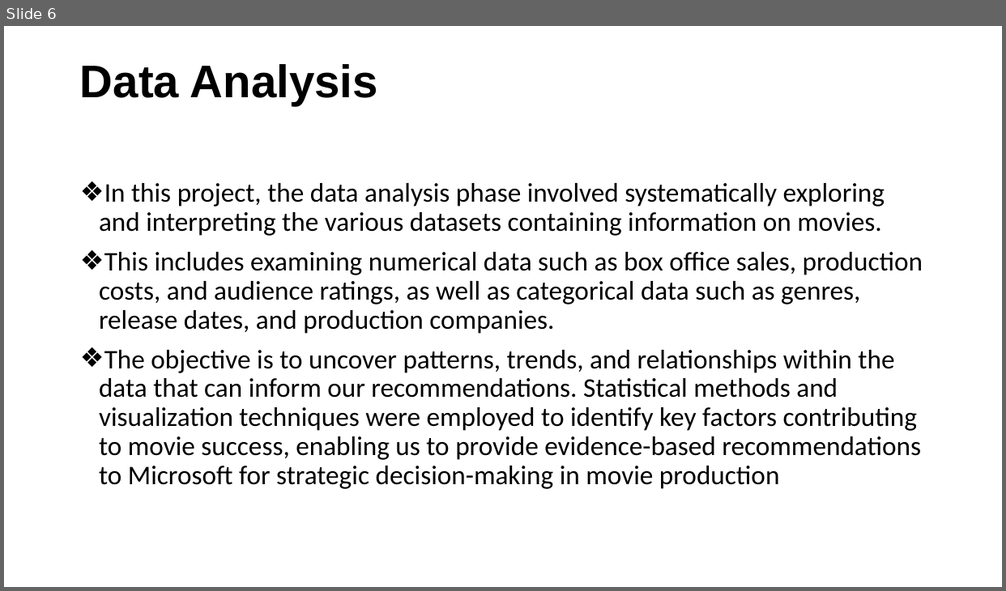
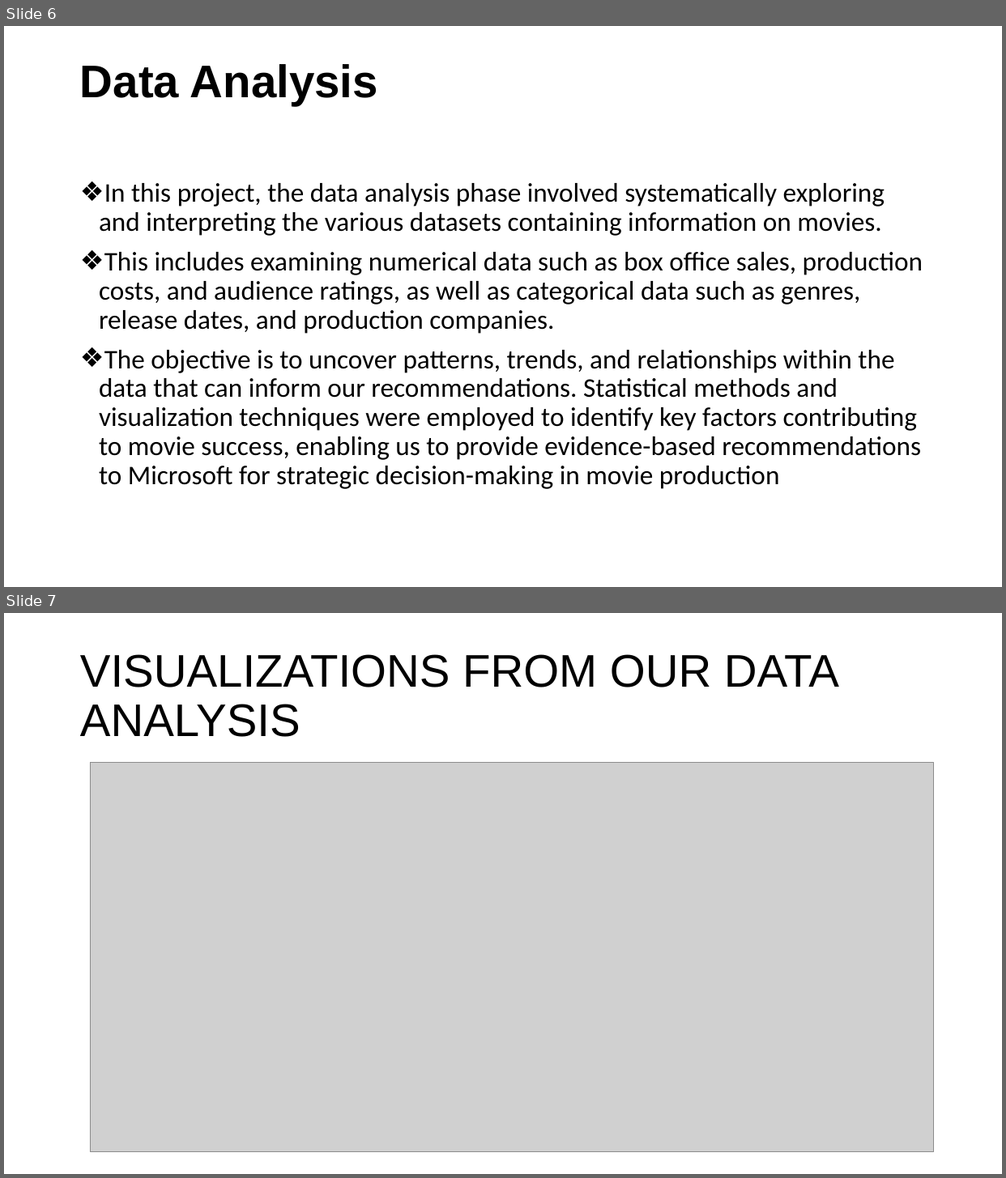
Before and after one commit to ISAACKW/PHASE1_PROJECT, a slide deck: PHASE1PPT.pptx. Shown one above the other, each under a label of ours: slide 6 before the commit, slides 6 and 7 after it. The pictures are 1006x591 and 1006x1178 pixels, drawn with LibreOffice and Linux fonts; fonts in the diff are those of the drawing; grey boxes stand for pictures. Boxes give left, top, right and bottom in pixels: in the first picture for what was removed or moved away, otherwise in the second. Text is boxed around its words. In the diff, an @@ line names an element or a change of style, - is before the commit and + after.

```diff
--- a/PHASE1PPT.pptx
+++ b/PHASE1PPT.pptx
@@ slide 7 added at box(4, 613, 1002, 1174), background #FFFFFF @@
@@ title added at box(80, 654, 839, 737), 44 pt, text #000000 @@
+VISUALIZATIONS FROM OUR DATA ANALYSIS
@@ picture added at box(90, 763, 933, 1152) @@
```
Also in this commit, not shown: 8 other slides added, 1 other file.
